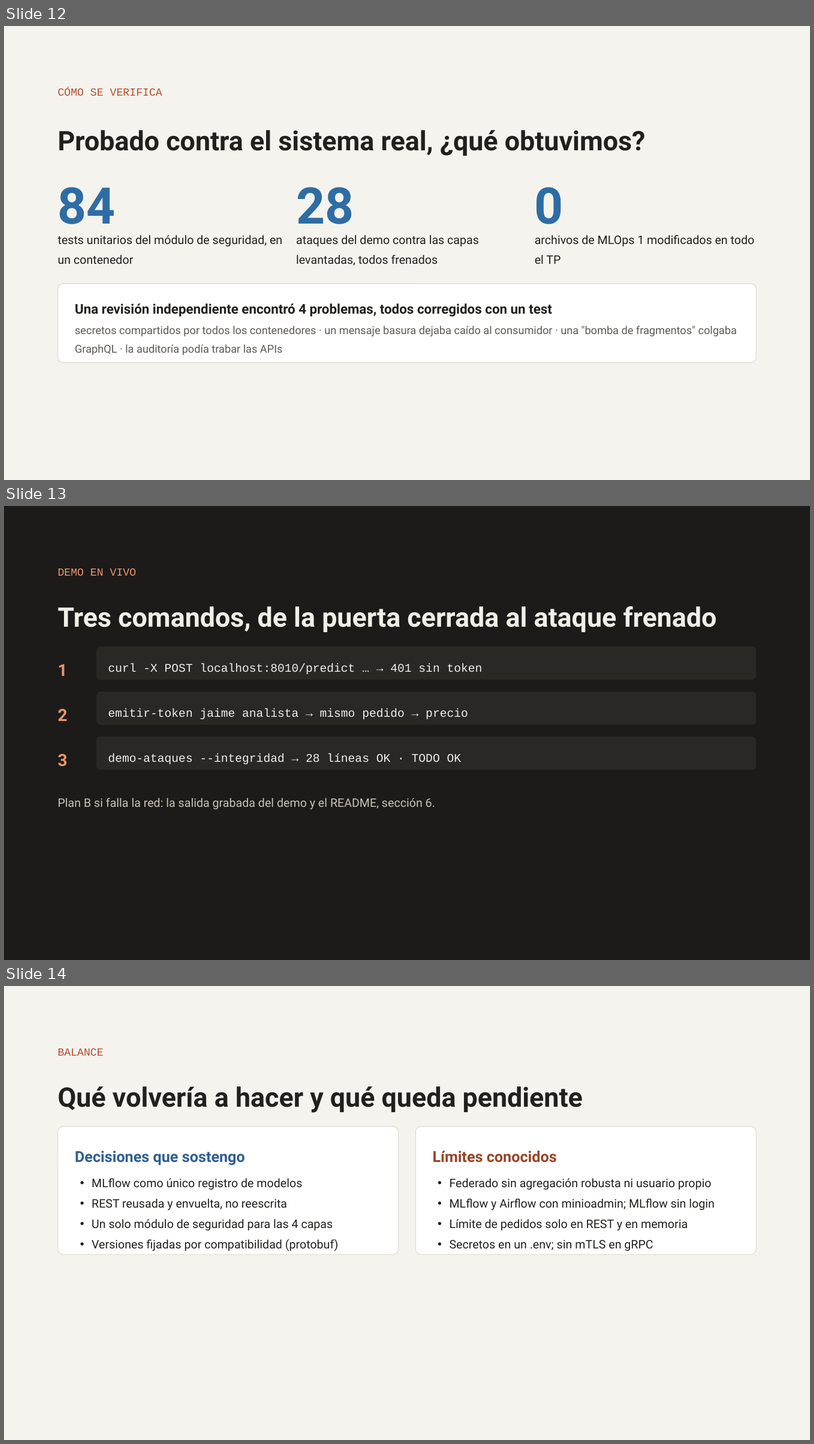
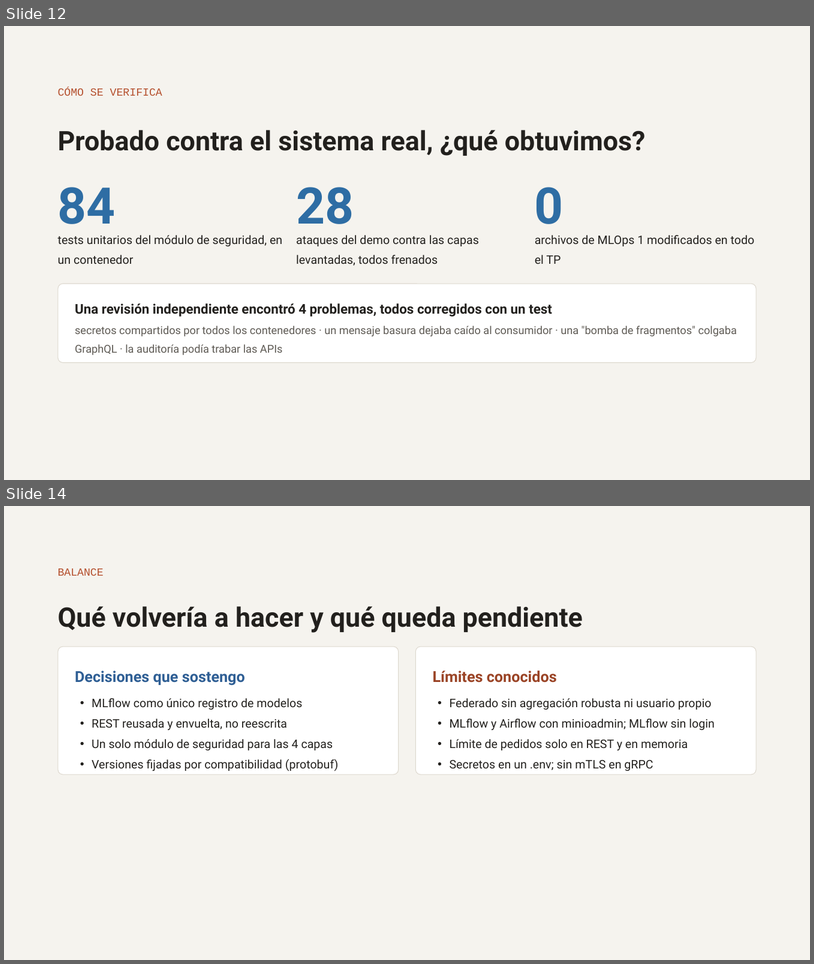
Before and after one commit to dichiazzar/MLOps2, a slide deck: TP_Final/MLOps2_TP_Final/presentacion/TP Final MLOps II.pptx. Shown one above the other, each under a label of ours: slides 12, 13 and 14 before the commit, slides 12 and 14 after it; the slides between them are not shown. The pictures are 814x1444 and 814x964 pixels, drawn with LibreOffice and Linux fonts; fonts in the diff are those of the drawing. Boxes give left, top, right and bottom in pixels: in the first picture for what was removed or moved away, otherwise in the second. Text is boxed around its words. In the diff, an @@ line names an element or a change of style, - is before the commit and + after.

Commit message:
Demo grabada del TP: video editado, guion y scripts; el video reemplaza la demo en vivo en la presentación

```diff
--- a/TP_Final/MLOps2_TP_Final/presentacion/TP Final MLOps II.pptx
+++ b/TP_Final/MLOps2_TP_Final/presentacion/TP Final MLOps II.pptx
@@ slide 13 removed at <box>4,506,810,960</box>, background #1C1B19 @@
@@ text removed at <box>58,568,137,576</box> @@
-DEMO EN VIVO
@@ text removed at <box>58,606,717,632</box> @@
-Tres comandos, de la puerta cerrada al ataque frenado
@@ rounded rectangle removed at <box>96,646,757,679</box> @@
-curl -X POST localhost:8010/predict … → 401 sin token
@@ text removed at <box>58,664,68,676</box> @@
-1
@@ rounded rectangle removed at <box>96,691,757,724</box> @@
-emitir-token jaime analista → mismo pedido → precio
@@ text removed at <box>58,709,68,721</box> @@
-2
@@ rounded rectangle removed at <box>96,736,757,770</box> @@
-demo-ataques --integridad → 28 líneas OK · TODO OK
@@ text removed at <box>58,754,68,766</box> @@
-3
@@ text removed at <box>58,798,435,809</box> @@
-Plan B si falla la red: la salida grabada del demo y el README, sección 6.
```
Also in this commit, not shown: 1 slide added, 5 other files.
